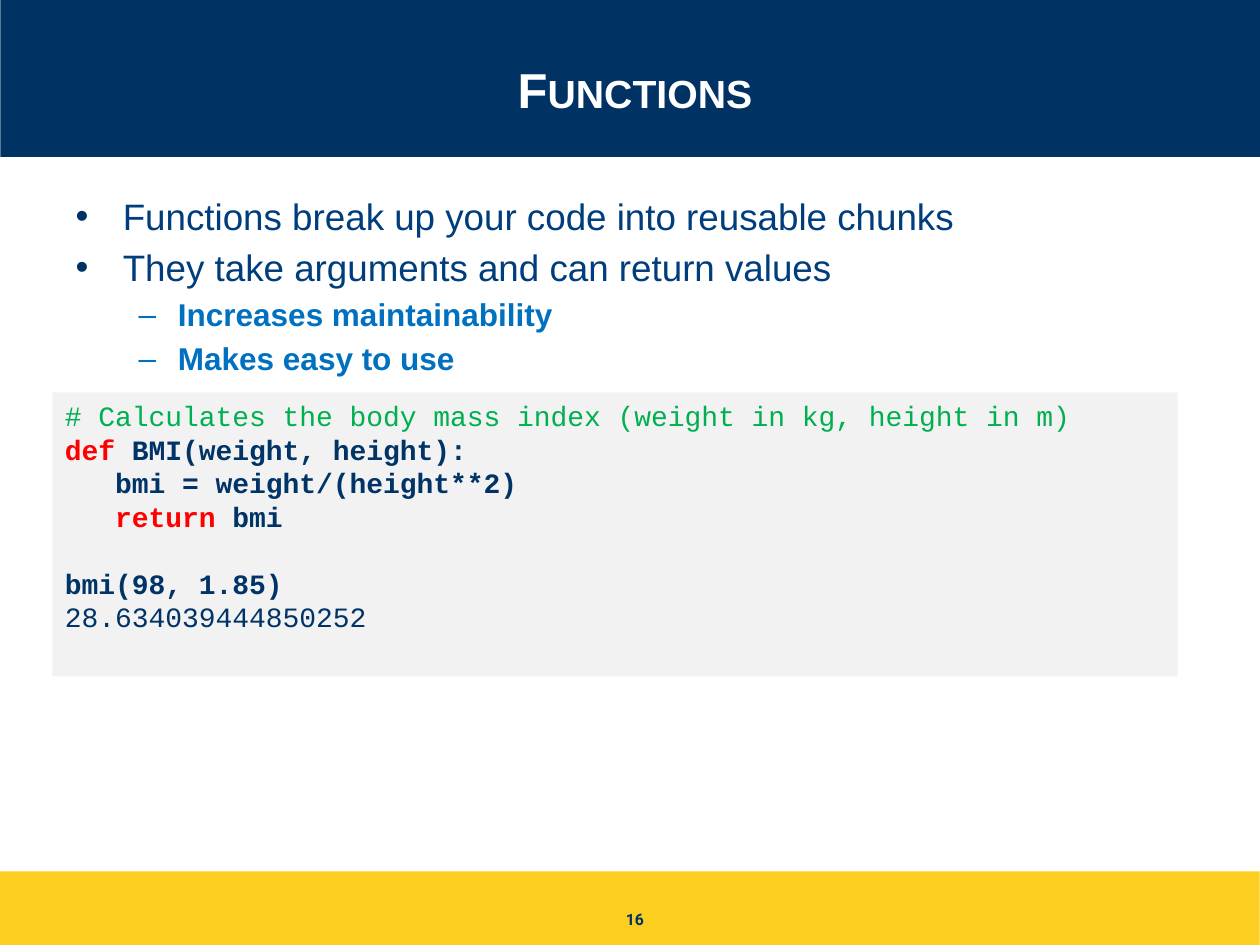
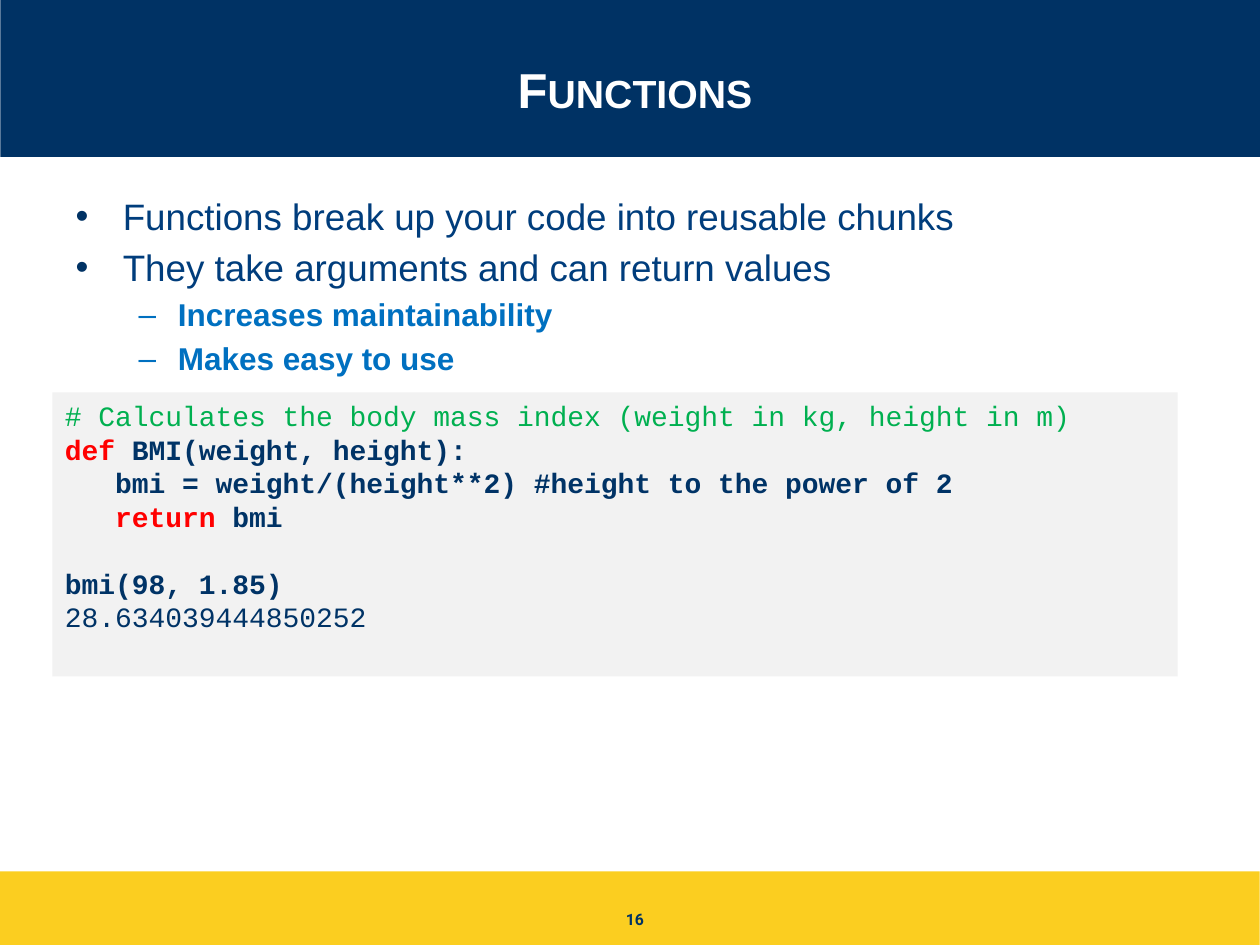
Before and after one commit to igorsteinmacher/INF502-Fall2020, a slide deck: slide 16 of slides/Python_ready_set_go.pptx. Drawn at 1260x945 pixels with LibreOffice and Linux fonts; fonts in the diff are those of the drawing. Boxes give left, top, right and bottom in pixels: in the first picture for what was removed or moved away, otherwise in the second. Text is boxed around its words. In the diff, an @@ line names an element or a change of style, - is before the commit and + after.

```diff
--- a/slides/Python_ready_set_go.pptx
+++ b/slides/Python_ready_set_go.pptx
@@ text in rectangle at (115,473,953,499): text changed @@
-bmi = weight/(height**2)
+bmi = weight/(height**2) #height to the power of 2
```
Also in this commit, not shown: 4 other slides changed, 5 slides added, 19 other files.
